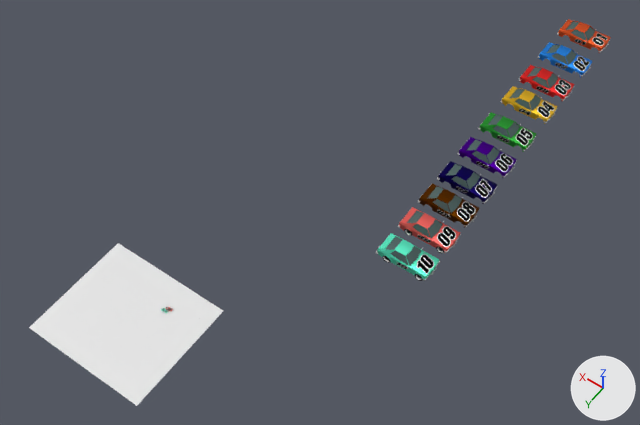
The Blender file firstPathtest.blend: old version first, new version second.
Before and after are seen from a camera (50 mm lens) standing at (-22.5, 19.1, 47.7) and looking at (-0.6, -11.6, -0.6). Lighting does not change. The marker at lower right points along +X, +Y and +Z.

In view in the first picture: 'Plane', 'car1', 'car10', 'car10.001', 'car2', 'car3', 'car4', 'car5', 'car6', 'car7', 'car8', 'car9', 'whell', 'whell.008', 'whell.009'.
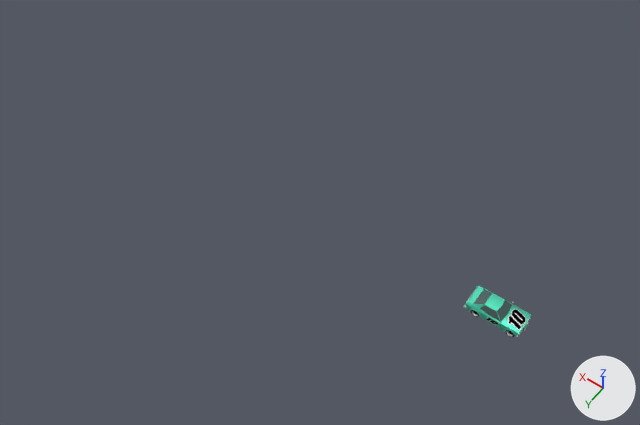
ob_object_name_002 is not drawn itself; it is the parent of ob_car10_001.

What differs and where, as boxes (x1, y1, x2, y2) in the pictures (640 x 425 px):
'Plane', hidden
    before: (29, 243, 223, 406)
'car10', moved
    before: (375, 233, 440, 281)
    after: (463, 286, 531, 337)
'car9', hidden
    before: (398, 207, 461, 253)
'car8', hidden
    before: (418, 183, 480, 228)
'car7', hidden
    before: (437, 161, 497, 204)
'car6', hidden
    before: (457, 137, 517, 178)
'car5', hidden (green)
    before: (478, 112, 536, 152)
'car4', hidden
    before: (500, 86, 557, 124)
'car3', hidden
    before: (518, 65, 574, 101)
'car2', hidden
    before: (538, 42, 592, 77)
'car1', hidden (orange)
    before: (557, 19, 611, 53)
'whell.007', moved
    before: (415, 274, 423, 281)
    after: (506, 330, 515, 337)
'whell.006', moved
    before: (383, 256, 391, 262)
    after: (471, 310, 479, 317)
'whell.008', hidden
    before: (436, 246, 444, 253)
'whell.009', hidden
    before: (404, 229, 412, 236)
'car10.001', hidden
    before: (161, 308, 168, 314)
'car9.001', hidden
    before: (166, 306, 173, 311)

Edits to the bpy script that builds the scene:
```text
Change ob_object_name_002:
    ob_object_name_002.location: (0.0, 0.0575, 0.0) -> (0.319, 0.0469, 0.0)
Change ob_whell:
    add ob_whell.hide_set(True)
Change ob_car10:
    ob_car10.location: (-7.98, -11.28, 0.0) -> (-14.69, -11.0, 0.0)
Change ob_car9:
    add ob_car9.hide_set(True)
Change ob_whell_009:
    add ob_whell_009.hide_set(True)
Change ob_whell_008:
    add ob_whell_008.hide_set(True)
Change ob_car8:
    add ob_car8.hide_set(True)
Change ob_car7:
    add ob_car7.hide_set(True)
Change ob_car6:
    add ob_car6.hide_set(True)
Change ob_car5:
    add ob_car5.hide_set(True)
Change ob_car4:
    add ob_car4.hide_set(True)
Change ob_car3:
    add ob_car3.hide_set(True)
Change ob_car2:
    add ob_car2.hide_set(True)
Change ob_car1:
    add ob_car1.hide_set(True)
Change ob_car10_001:
    add ob_car10_001.hide_set(True)
Change ob_whell_012:
    add ob_whell_012.hide_set(True)
Change ob_car9_001:
    add ob_car9_001.hide_set(True)
Change ob_whell_013:
    add ob_whell_013.hide_set(True)
Change ob_plane:
    add ob_plane.hide_set(True)  # its collection is switched off
```
